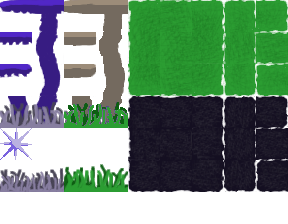
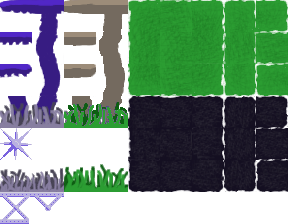
The second 288×224 image is a revision of the first. Changes to its layers:
painted on "Background" over [left=0, top=128, right=64, bottom=224]
